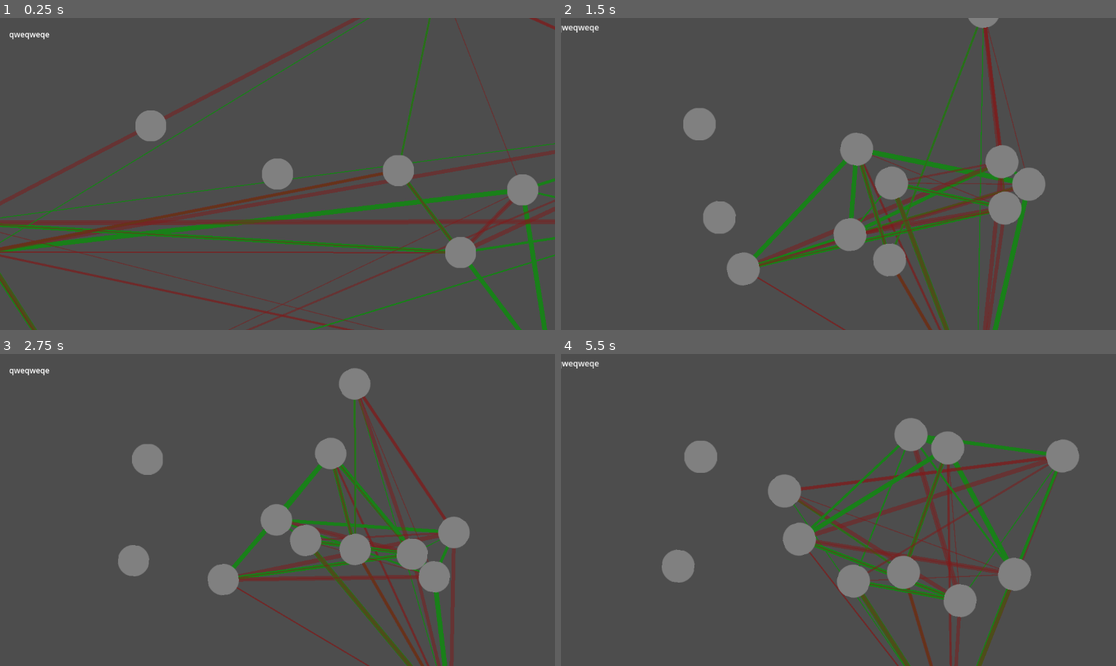
Above: before the commit, frames 1-4 (two rows, left to right).
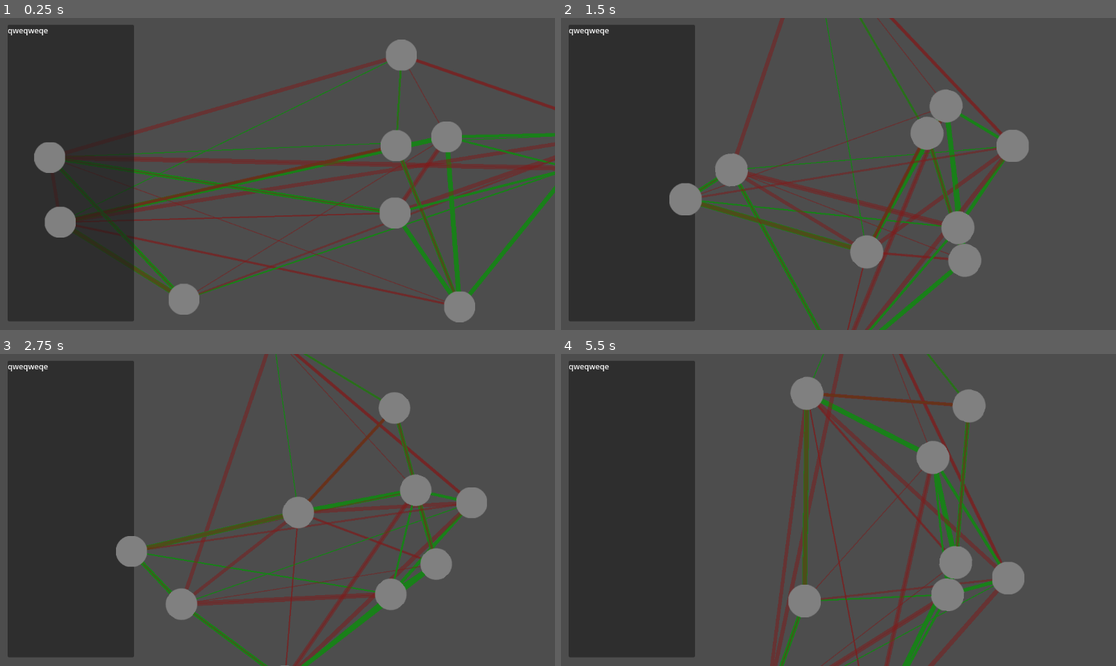
Above: after the commit, the same moments.

Repository: Ravath/SpacialOptimizer
Game: Godot game, scene res://Scenes/RigidSim.tscn
Same seed, same stepped clock (60 frames per second), same inputs: the game is played once before the commit and once after it.
Inputs (mouse positions are in pixels of both pictures, inside the frame that each line leads up to):
- Up to frame 1 (0.25 s): no input
- Up to frame 2 (1.5 s): move the mouse to (960, 158) at 0.52 s; hold Middle mouse button (drag_cam) 0.53-1.25 s; click (960, 158) at 0.67 s; tap Mouse wheel up (zoom_in) at 0.8 s; drag from (727, 189) to (699, 124) at 1.27 s
- Up to frame 3 (2.75 s): move the mouse to (333, 441) at 2.02 s; hold Middle mouse button (drag_cam) from 2.03 s (still down); tap Mouse wheel down (zoom_out) at 2.1 s; click (333, 441) at 2.17 s
- Up to frame 4 (5.5 s): release Middle mouse button (drag_cam) at 2.75 s; drag from (810, 572) to (894, 453) at 2.77 s; move the mouse to (1005, 556) at 3.52 s; tap Mouse wheel up (zoom_in) at 3.6, 5.3 s; click (1005, 556) at 3.67 s; tap Mouse wheel down (zoom_out) at 3.8 s; drag from (672, 463) to (1049, 500) at 4.27 s; move the mouse to (866, 510) at 5.02 s; hold Middle mouse button (drag_cam) from 5.03 s (still down); click (866, 510) at 5.17 s

The runs differ from the first frame. In frame 1, 40% of the frame differs, in the area x 0-100%, y 0-100%; in frame 2, 39%; in frame 3, 37%; in frame 4, 38%.

Commit message:
Add UI structure

Diff:
--- a/Scenes/RigidSim.tscn
+++ b/Scenes/RigidSim.tscn
@@ -1,43 +1,69 @@
-[gd_scene load_steps=4 format=3 uid="uid://u2wpji0205vy"]
+[gd_scene load_steps=5 format=3 uid="uid://u2wpji0205vy"]
 
 [ext_resource type="PackedScene" uid="uid://cgvlf22a30nqd" path="res://Scenes/RigidNode.tscn" id="1"]
 [ext_resource type="Script" path="res://Script/RigidSim.gd" id="2"]
-[ext_resource type="Script" path="res://Script/Camera2D.gd" id="3_xrsqv"]
+[ext_resource type="Script" path="res://Script/CameraTrack.gd" id="2_8ncgo"]
+[ext_resource type="Script" path="res://Script/Info.gd" id="3_lon2u"]
 
-[node name="RigidSim" type="Control"]
-layout_mode = 3
-anchors_preset = 0
-offset_left = -1200.0
-offset_top = -800.0
-offset_right = 1200.0
-offset_bottom = 800.0
+[node name="RigidSim" type="Node2D"]
 script = ExtResource("2")
 
-[node name="Camera2D" type="Camera2D" parent="."]
-position = Vector2(1200, 800)
-script = ExtResource("3_xrsqv")
+[node name="CameraTrack" type="Node2D" parent="."]
+script = ExtResource("2_8ncgo")
+metadata/_edit_use_anchors_ = true
 
-[node name="Info" type="Control" parent="Camera2D"]
+[node name="Camera2D" type="Camera2D" parent="CameraTrack"]
+position = Vector2(-600, -300)
+anchor_mode = 0
+position_smoothing_speed = 20.0
+metadata/_edit_lock_ = true
+
+[node name="Info" type="Control" parent="CameraTrack/Camera2D"]
 layout_mode = 3
-anchors_preset = 0
-offset_left = -557.0
-offset_top = -302.0
-offset_right = -319.0
-offset_bottom = 304.0
+anchors_preset = 8
+anchor_left = 0.5
+anchor_top = 0.5
+anchor_right = 0.5
+anchor_bottom = 0.5
+offset_right = 1155.0
+offset_bottom = 650.0
+grow_horizontal = 2
+grow_vertical = 2
+script = ExtResource("3_lon2u")
+metadata/_edit_lock_ = true
 
-[node name="NodeName" type="Label" parent="Camera2D/Info"]
-layout_mode = 0
-offset_right = 40.0
-offset_bottom = 23.0
+[node name="Panel" type="Panel" parent="CameraTrack/Camera2D/Info"]
+layout_mode = 1
+anchors_preset = 15
+anchor_right = 1.0
+anchor_bottom = 1.0
+offset_left = 16.0
+offset_top = 14.0
+offset_right = -877.0
+offset_bottom = -20.0
+grow_horizontal = 2
+grow_vertical = 2
+size_flags_horizontal = 3
+size_flags_vertical = 3
+metadata/_edit_lock_ = true
+
+[node name="NodeName" type="Label" parent="CameraTrack/Camera2D/Info/Panel"]
+layout_mode = 1
+anchors_preset = 10
+anchor_right = 1.0
+offset_bottom = 27.0
+grow_horizontal = 2
 text = "qweqweqe"
+metadata/_edit_lock_ = true
 
 [node name="TemplateNode" parent="." instance=ExtResource("1")]
 visible = false
 gravity_scale = 10.0
 
 [node name="Center" parent="." instance=ExtResource("1")]
-position = Vector2(1200, 800)
+visible = false
 gravity_scale = 0.0
 
 [node name="RigidNode" parent="." instance=ExtResource("1")]
-position = Vector2(937, 700)
+visible = false
+position = Vector2(-443, 208)
--- /dev/null
+++ b/Script/CameraTrack.gd
@@ -0,0 +1,35 @@
+extends Node2D
+
+# Dragging camera
+var prev_position = Vector2(0,0)
+
+func _on_ready():
+	$Camera2D.position = get_window().size/2
+
+func _process(_delta):
+	if Input.is_action_just_pressed("drag_cam"):
+		prev_position = get_local_mouse_position()
+	if Input.is_action_pressed("drag_cam"):
+		var p = get_local_mouse_position()
+		self.position += (prev_position - p)
+		prev_position = p
+	if Input.is_action_just_pressed("zoom_in"):
+		if $Camera2D.zoom.x < 3 :
+			var s = $Camera2D/Info.size * $Camera2D/Info.scale
+			$Camera2D.zoom += Vector2(0.05, 0.05)
+			$Camera2D/Info.scale = Vector2(1.0/$Camera2D.zoom.x, 1.0/$Camera2D.zoom.y)
+			var sa = $Camera2D/Info.size * $Camera2D/Info.scale
+			position -= Vector2(
+				(sa.x - s.x) / 2,
+				(sa.y - s.y) / 2
+			)
+	if Input.is_action_just_pressed("zoom_out"):
+		if $Camera2D.zoom.x > 0.1 :
+			var s = $Camera2D/Info.size * $Camera2D/Info.scale
+			$Camera2D.zoom -= Vector2(0.05, 0.05)
+			$Camera2D/Info.scale = Vector2(1.0/$Camera2D.zoom.x, 1.0/$Camera2D.zoom.y)
+			var sa = $Camera2D/Info.size * $Camera2D/Info.scale
+			position -= Vector2(
+				(sa.x - s.x) / 2,
+				(sa.y - s.y) / 2
+			)
--- /dev/null
+++ b/Script/CanvasLayer.gd
@@ -0,0 +1,14 @@
+extends CanvasLayer
+
+
+# Called when the node enters the scene tree for the first time.
+func _ready():
+	pass # Replace with function body.
+
+
+func _process(_delta):
+	# Ensure the UI layer follows the camera's position
+	#self.transform = get_viewport().get_camera_2d().transform
+	#self.transform.origin = -get_viewport().get_camera_2d().position
+	#self.transform.scale = get_viewport().get_camera_2d().scale
+	pass
--- /dev/null
+++ b/Script/Info.gd
@@ -0,0 +1,6 @@
+extends Control
+
+@onready var nameLabel = $Panel/NodeName
+
+func set_node(node) :
+	nameLabel.Text = node.node_name
--- a/Script/RigidSim.gd
+++ b/Script/RigidSim.gd
@@ -1,4 +1,4 @@
-extends Control
+extends Node2D
 
 const MIN_FORCE = -10
 const MAX_FORCE = 10
@@ -51,10 +51,12 @@
 	var NBR_FRIENDS = 2
 	var NBR_FOES = 3
 
+	var spwansize = Vector2(1600,800)
+
 	# instanciate a bunch of nodes
 	for _i in range(NBR_NODES):
-		var randX = rng.randf_range(0.0, size.x)
-		var randY = rng.randf_range(0.0, size.y)
+		var randX = rng.randf_range(0.0, spwansize.x) - spwansize.x/2
+		var randY = rng.randf_range(0.0, spwansize.y) - spwansize.y/2
 		add_sim_node(Vector2(randX, randY))
 
 	# link the nodes with forces
Not shown, changed: Readme.md
